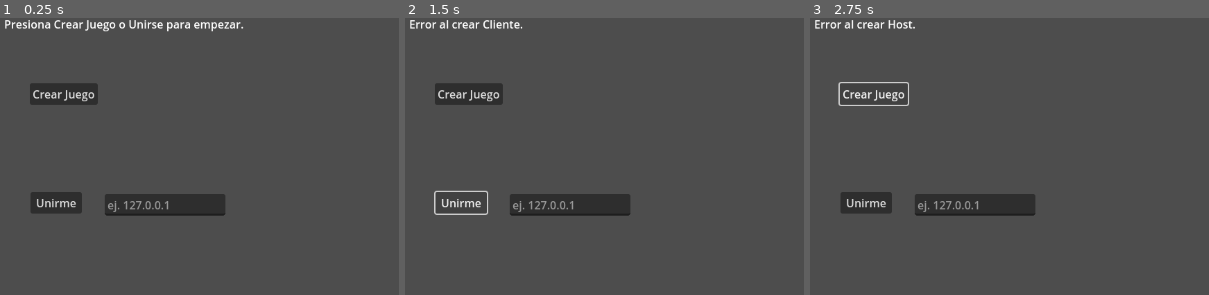
Above: before the commit, frames 1-3 (left to right).
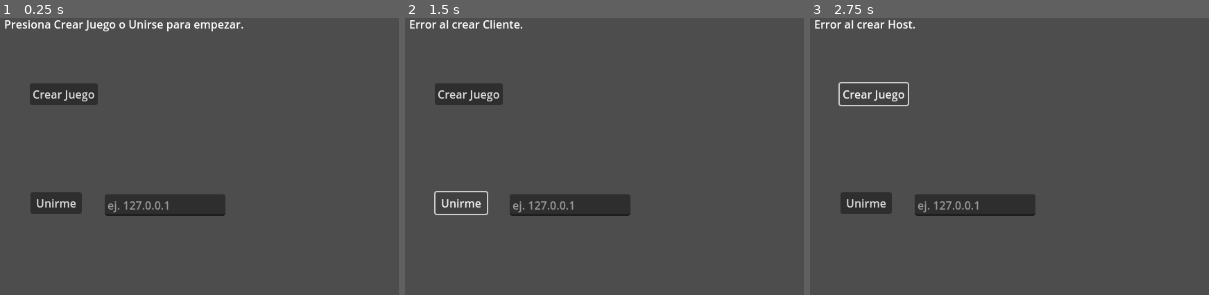
Above: after the commit, the same moments.

Repository: JesCorAvi/prototipo-3-en-raya-online
Game: Godot game, scene res://scenes/main.tscn
Same seed, same stepped clock (60 frames per second), same inputs: the game is played once before the commit and once after it.
Inputs:
- Up to frame 1 (0.25 s): no input
- Up to frame 2 (1.5 s): click "Crear Juego" at 0.5 s; click "Unirme" at 1.25 s
- Up to frame 3 (2.75 s): click "Crear Juego" at 2 s
The pictures show only the part of the screen within x 0-50%, y 1-51%; the shares and areas given below are measured in that part.
In our replay, the window is 799x449 before the commit and 799x555 after it. These sizes can differ from the game's own. Grey fills any space a smaller window leaves; there, only what the larger window draws over its background counts as a difference.

The runs differ from the first frame. In frame 1, less than 0.1% of the frame differs, in the area x 9-43%, y 28-71%; in frame 2, 0.2%, in the area x 7-43%, y 28-72%; in frame 3, less than 0.1%.

Commit message:
cambio de comentario

Diff:
--- a/project.godot
+++ b/project.godot
@@ -15,6 +15,10 @@
 config/features=PackedStringArray("4.5", "GL Compatibility")
 config/icon="res://icon.svg"
 
+[display]
+
+window/size/viewport_height=800
+
 [rendering]
 
 textures/canvas_textures/default_texture_filter=0
--- a/scripts/Main.gd
+++ b/scripts/Main.gd
@@ -94,7 +94,7 @@
 
 			game_active = true
 			current_player = PLAYER_X
-			var text = _get_turn_status_message(PLAYER_X) # Usar función personalizada
+			var text = _get_turn_status_message(PLAYER_X)
 			status_label.text = text
 
 			grid_container.show()
@@ -167,7 +167,6 @@
 		else:
 			result_text = "PERDISTE"
 			result_color = Color.RED
-		# --------------------------------------------------
 
 		status_label.text = ""
 		result_label.text = result_text
